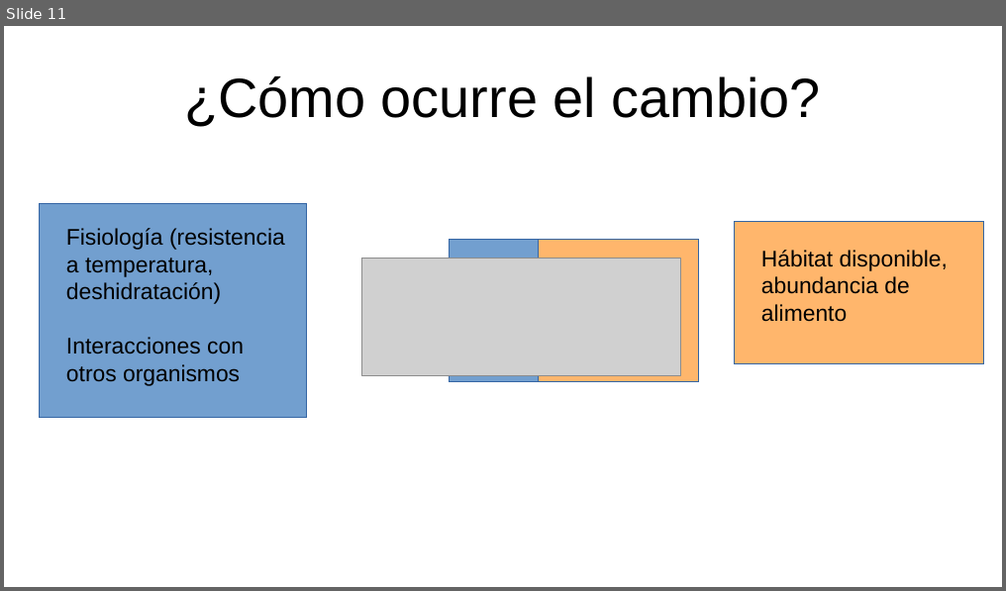
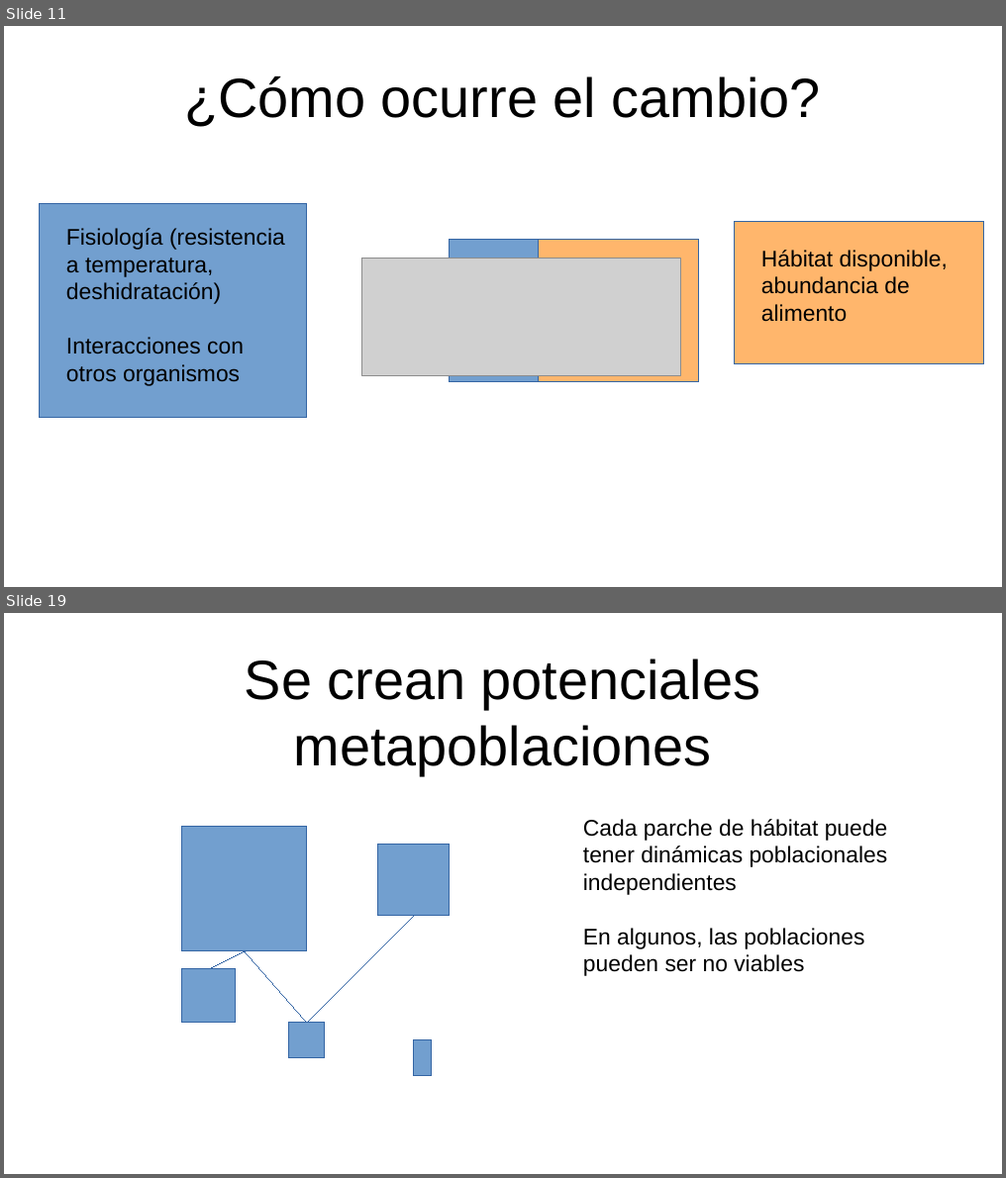
Before and after one commit to gerardommc/Ecologia-poblaciones, a slide deck: Unidad-5/Conservacion-meta.odp. Shown one above the other, each under a label of ours: slide 11 before the commit, slides 11 and 19 after it; the slides between them are not shown. The pictures are 1006x591 and 1006x1178 pixels, drawn with LibreOffice and Linux fonts; fonts in the diff are those of the drawing; grey boxes stand for pictures. Boxes give left, top, right and bottom in pixels: in the first picture for what was removed or moved away, otherwise in the second. Text is boxed around its words. In the diff, an @@ line names an element or a change of style, - is before the commit and + after.

```diff
--- a/Unidad-5/Conservacion-meta.odp
+++ b/Unidad-5/Conservacion-meta.odp
@@ slide 19 added at bbox=[4, 613, 1002, 1174], background #FFFFFF @@
@@ title added at bbox=[245, 659, 761, 775], 44 pt, text #000000 @@
+Se crean potenciales metapoblaciones
@@ text added at bbox=[583, 819, 888, 976], 18 pt, text #000000 @@
+Cada parche de hábitat puede tener dinámicas poblacionales independientes
+En algunos, las poblaciones pueden ser no viables
@@ rectangle added at bbox=[182, 827, 307, 952], fill #729FCF, outline #3465A4 0 pt @@
@@ rectangle added at bbox=[378, 845, 450, 916], fill #729FCF, outline #3465A4 0 pt @@
@@ line added from (307, 1023) to (414, 916), #3465A4 0 pt @@
@@ line added from (245, 952) to (209, 969), #3465A4 0 pt @@
@@ line added from (245, 952) to (307, 1023), #3465A4 0 pt @@
@@ rectangle added at bbox=[182, 969, 236, 1023], fill #729FCF, outline #3465A4 0 pt @@
@@ rectangle added at bbox=[289, 1023, 325, 1059], fill #729FCF, outline #3465A4 0 pt @@
@@ rectangle added at bbox=[414, 1041, 433, 1075], fill #729FCF, outline #3465A4 0 pt @@
```
Also in this commit, not shown: 14 other slides added, 1 slide removed, 11 other files.
